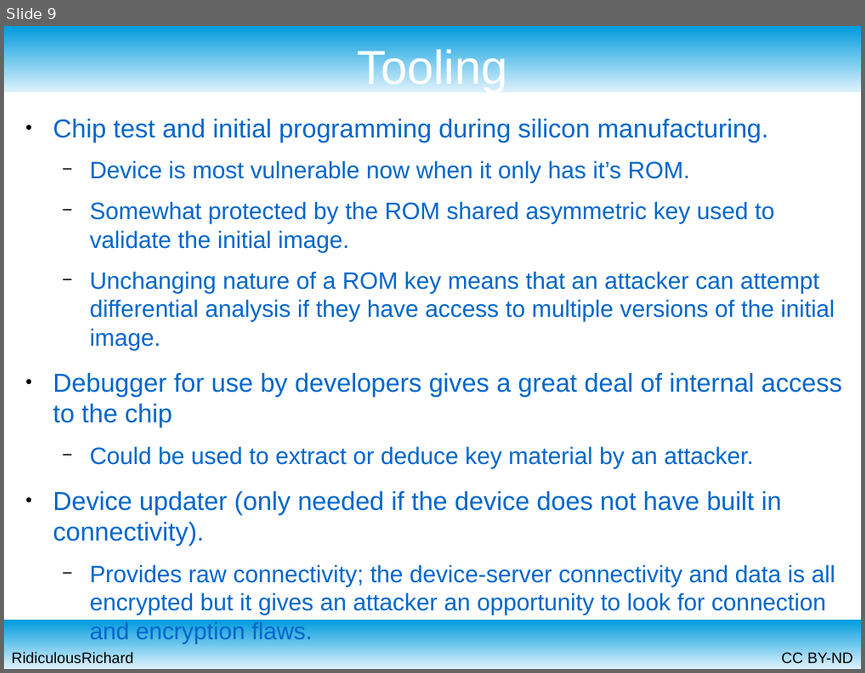
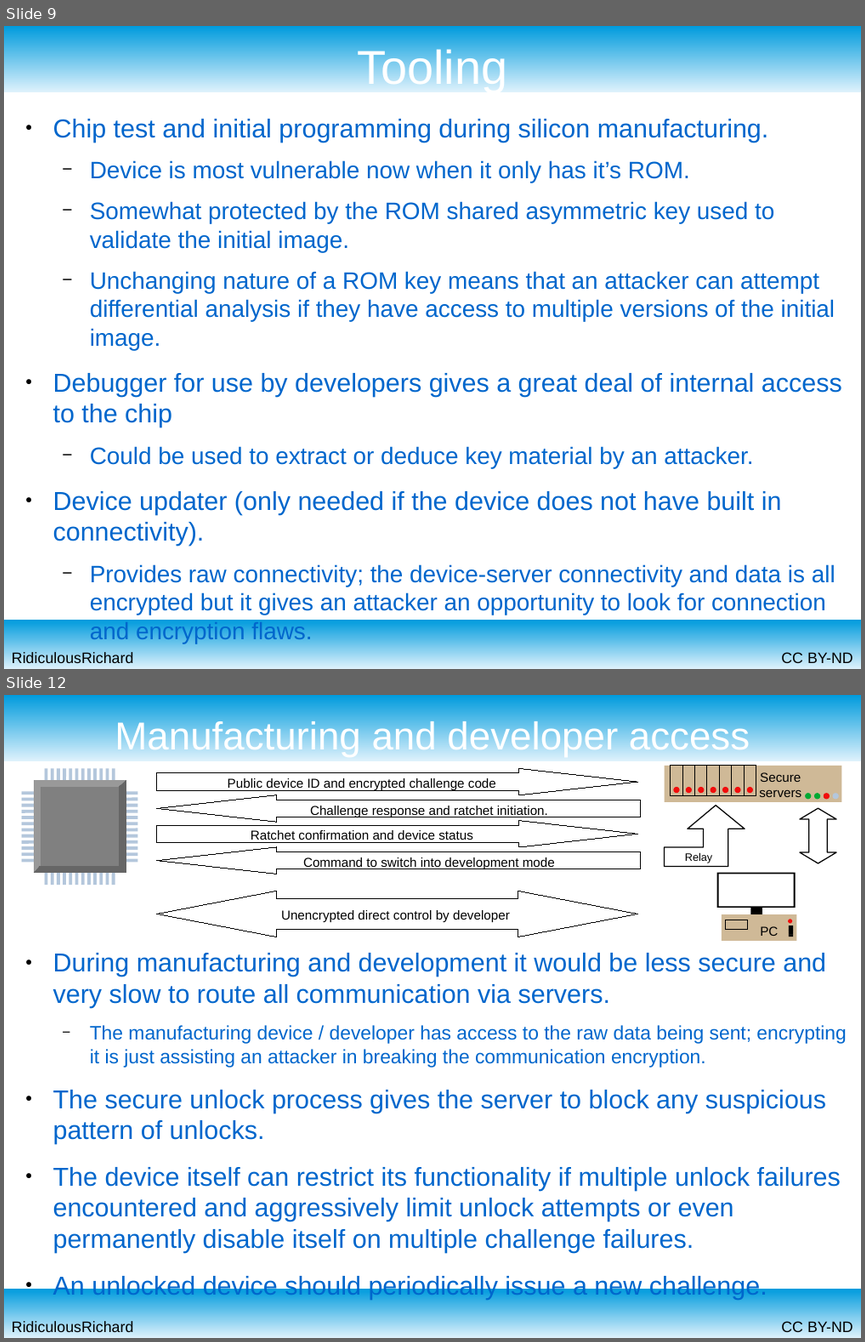
Before and after one commit to RidiculousRichard/presentations, a slide deck: 12 steps to firmware packages.odp. Shown one above the other, each under a label of ours: slide 9 before the commit, slides 9 and 12 after it; the slides between them are not shown. The pictures are 865x673 and 865x1342 pixels, drawn with LibreOffice and Linux fonts; fonts in the diff are those of the drawing. Boxes give left, top, right and bottom in pixels: in the first picture for what was removed or moved away, otherwise in the second. Text is boxed around its words. In the diff, an @@ line names an element or a change of style, - is before the commit and + after.

```diff
--- a/12 steps to firmware packages.odp
+++ b/12 steps to firmware packages.odp
@@ slide 12 added at (4, 695, 861, 1338), background #FFFFFF; not listed: 4 template elements that a slide beside it also shows @@
@@ title added at (114, 719, 749, 757), 36 pt, text #FFFFFF @@
+Manufacturing and developer access
@@ left arrow added at (157, 768, 637, 794), outline #000000 0 pt @@
@@ left arrow added at (157, 795, 641, 822), outline #000000 0 pt @@
@@ text added at (228, 778, 496, 791), 12 pt, text #000000 @@
+Public device ID and encrypted challenge code
@@ group added at (664, 766, 841, 802): 11 ellipses, 8 rectangles, 1 text @@
+Secure servers
@@ left arrow added at (157, 820, 637, 846), outline #000000 0 pt @@
@@ text added at (310, 805, 548, 817), 12 pt, text #000000 @@
+Challenge response and ratchet initiation.
@@ freeform shape added at (664, 805, 745, 866), outline #000000 0.99 pt @@
@@ up down arrow added at (800, 809, 837, 863), outline #000000 0.99 pt @@
@@ left arrow added at (157, 847, 641, 873), outline #000000 0 pt @@
@@ text added at (250, 830, 473, 843), 12 pt, text #000000 @@
+Ratchet confirmation and device status
@@ group added at (22, 768, 137, 885): 24 lines, 4 freeform shapes, 1 rectangle @@
@@ text added at (303, 857, 555, 869), 12 pt, text #000000 @@
+Command to switch into development mode
@@ text added at (685, 852, 712, 863), 10 pt, text #000000 @@
+Relay
@@ left right arrow added at (157, 891, 637, 936), outline #000000 0 pt @@
@@ text added at (281, 910, 510, 922), 12 pt, text #000000 @@
+Unencrypted direct control by developer
@@ group added at (717, 873, 797, 940): 5 rectangles, 5 lines, 1 ellipse, 1 text @@
+PC
@@ text added at (53, 953, 846, 1299), 24 pt, text #0066CC @@
+● During manufacturing and development it would be less secure and very slow to route all communication via servers.
+  − The manufacturing device / developer has access to the raw data being sent; encrypting it is just assisting an attacker in breaking the communication encryption.
+● The secure unlock process gives the server to block any suspicious pattern of unlocks.
+● The device itself can restrict its functionality if multiple unlock failures encountered and aggressively limit unlock attempts or even permanently disable itself on multiple challenge failures.
+● An unlocked device should periodically issue a new challenge.
```
Also in this commit, not shown: 7 slides changed, 4 other slides added, 1 slide removed.
